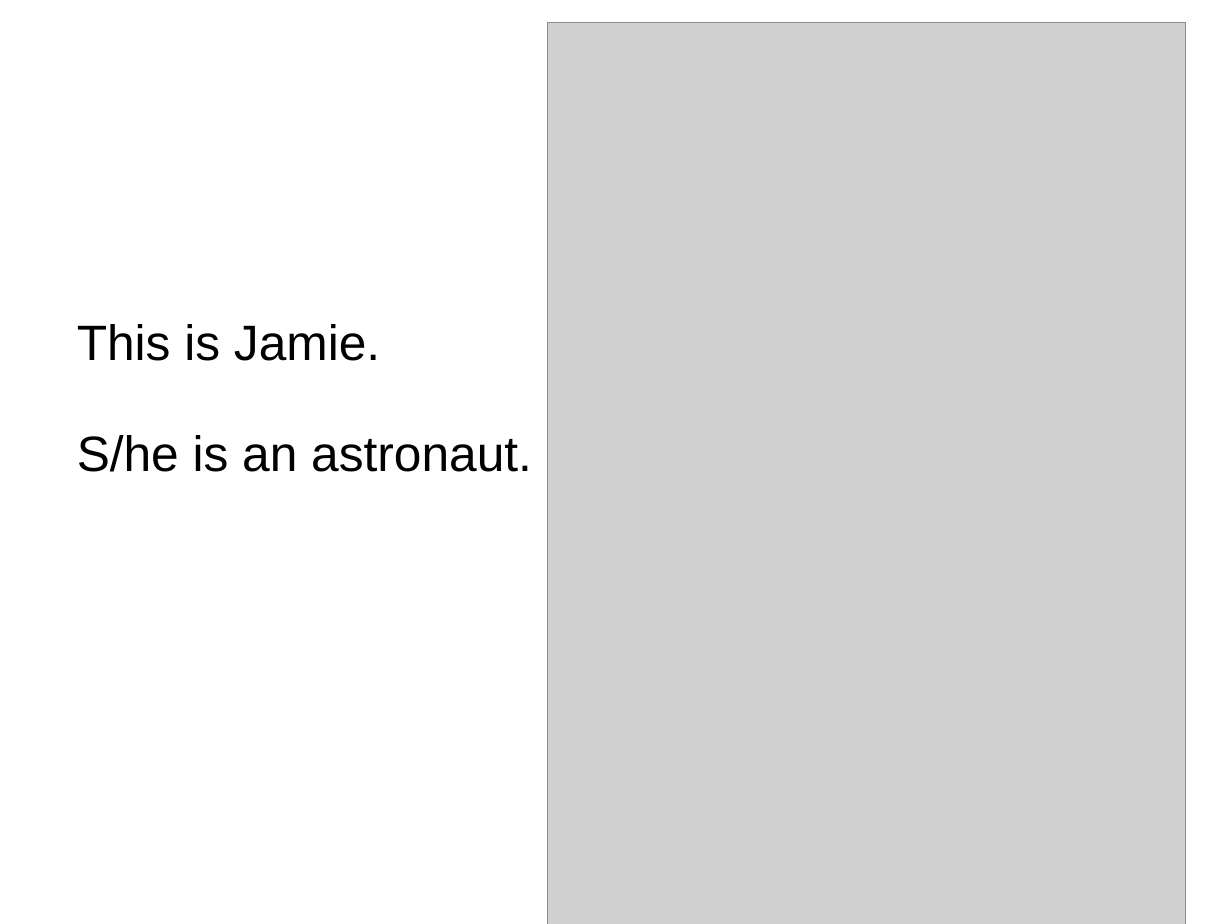
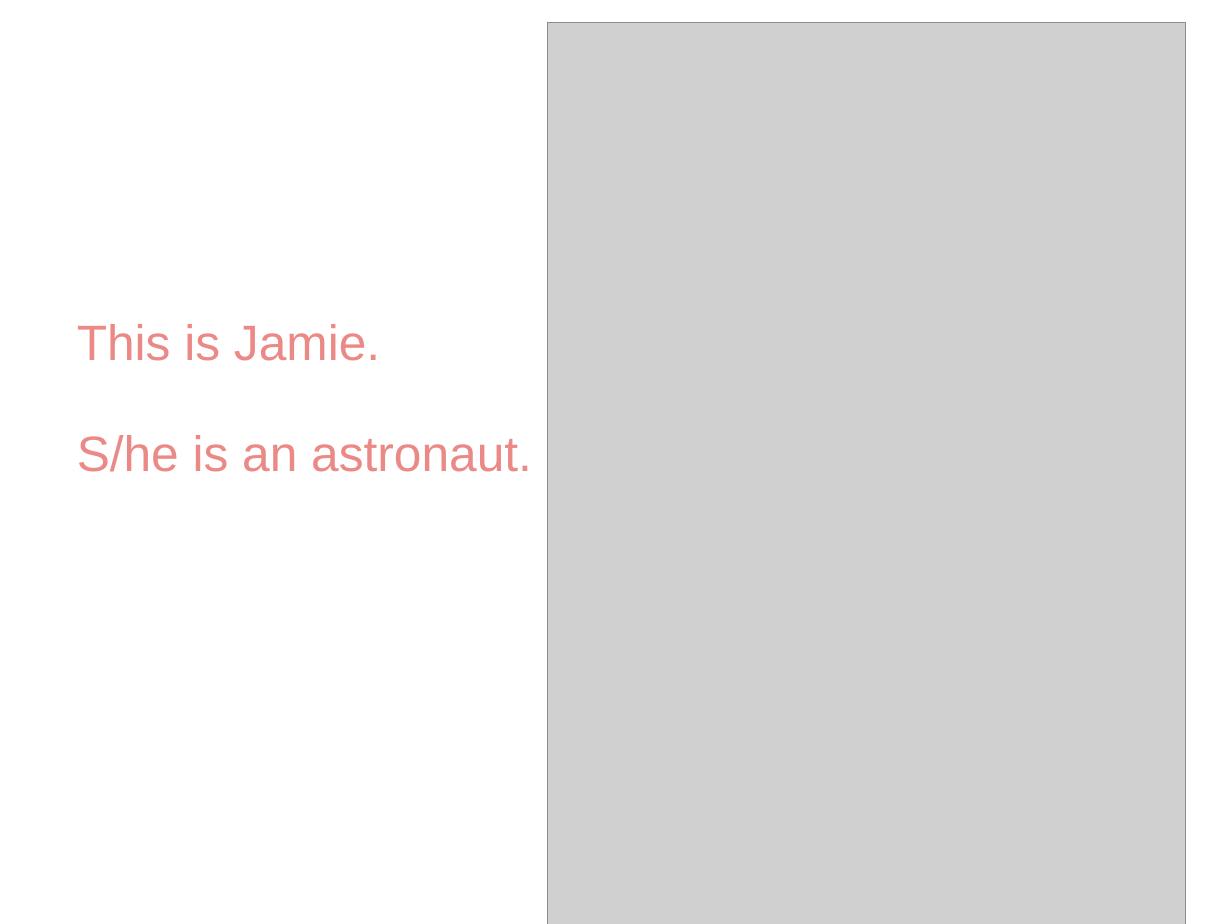
Before and after one commit to denispelli/CriticalSpacing, a slide deck: slide 1 of CoverStory.ppt. Drawn at 1232x924 pixels with LibreOffice and Linux fonts; fonts in the diff are those of the drawing; grey boxes stand for pictures. Boxes give left, top, right and bottom in pixels: in the first picture for what was removed or moved away, otherwise in the second. Text is boxed around its words. In the diff, an @@ line names an element or a change of style, - is before the commit and + after.

```diff
--- a/CoverStory.ppt
+++ b/CoverStory.ppt
@@ subtitle "This is Jamie." at [77, 324, 532, 472]: text colour #000000 to #EB8987 @@
```
Also in this commit, not shown: 8 other slides changed, 2 other files.
